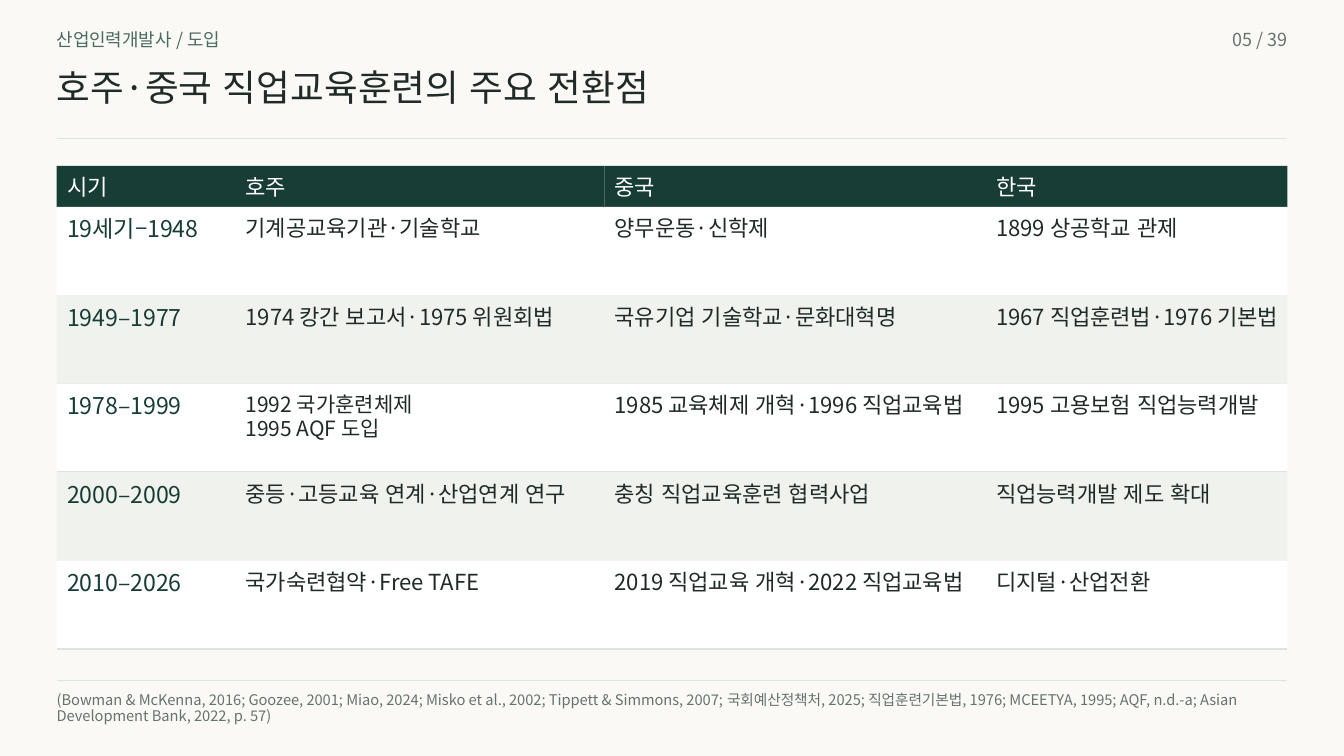
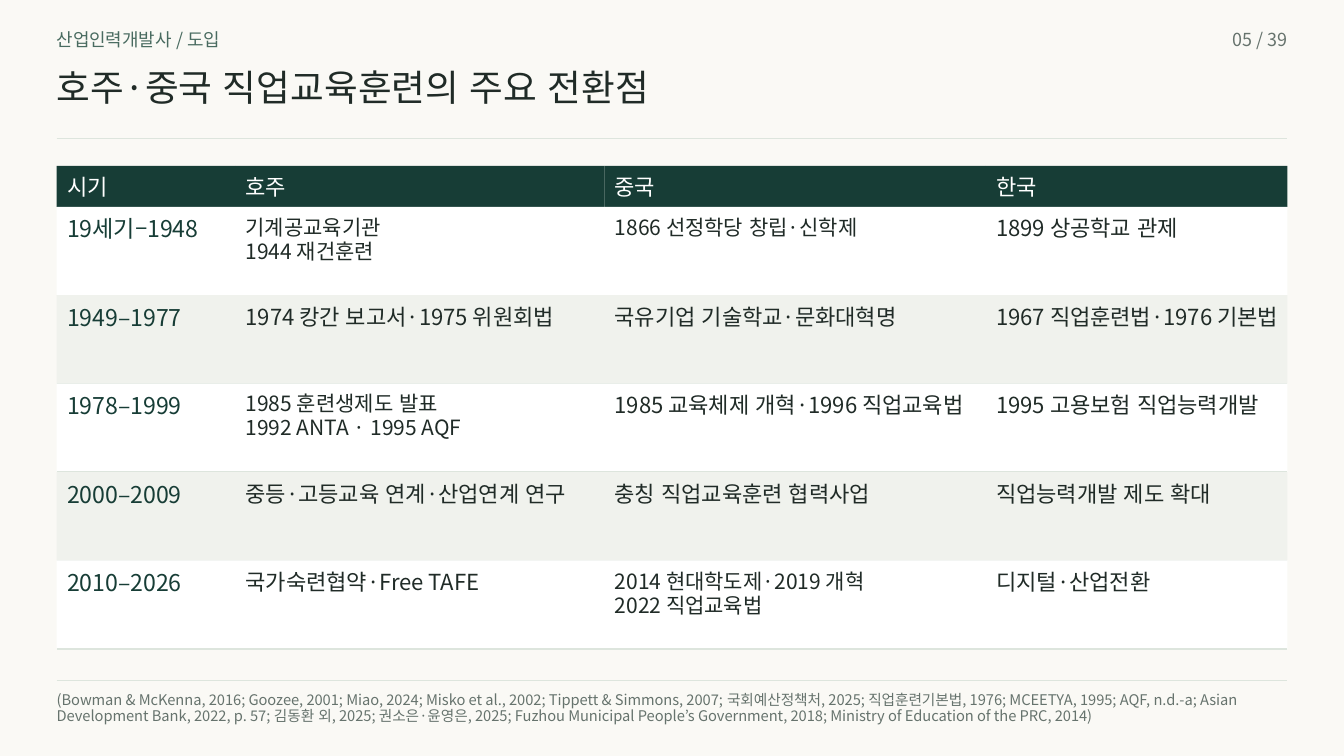
Before and after one commit to 01Chungee10/vet-history-rehearsal, a slide deck: slide 5 of au-cn-2026/presentation.pptx. Drawn at 1344x756 pixels with LibreOffice and Linux fonts; fonts in the diff are those of the drawing. Boxes give left, top, right and bottom in pixels: in the first picture for what was removed or moved away, otherwise in the second. Text is boxed around its words. In the diff, an @@ line names an element or a change of style, - is before the commit and + after.

```diff
--- a/au-cn-2026/presentation.pptx
+++ b/au-cn-2026/presentation.pptx
@@ text at [246, 217, 381, 237]: text changed; size 15.8 to 15 pt @@
-기계공교육기관·기술학교
+기계공교육기관
@@ text at [615, 217, 857, 237]: text changed; size 15.8 to 15 pt @@
-양무운동·신학제
+1866 선정학당 창립·신학제
@@ text added at [246, 241, 374, 261], 15 pt, text #202B27 @@
+1944 재건훈련
@@ text at [246, 419, 462, 439]: text changed @@
-1995 AQF 도입
+1992 ANTA · 1995 AQF
@@ text at [246, 393, 438, 413]: text changed @@
-1992 국가훈련체제
+1985 훈련생제도 발표
@@ text at [615, 595, 763, 615]: text changed; size 15.8 to 15 pt @@
-2019 직업교육 개혁·2022 직업교육법
+2022 직업교육법
@@ text added at [615, 571, 865, 591], 15 pt, text #202B27 @@
+2014 현대학도제·2019 개혁
@@ text at [57, 706, 1092, 725]: text changed @@
-Development Bank, 2022, p. 57)
+Development Bank, 2022, p. 57; 김동환 외, 2025; 권소은·윤영은, 2025; Fuzhou Municipal People’s Government, 2018; Ministry of Education of the PRC, 2014)
```
Also in this commit, not shown: 20 other slides changed, 28 other files.
